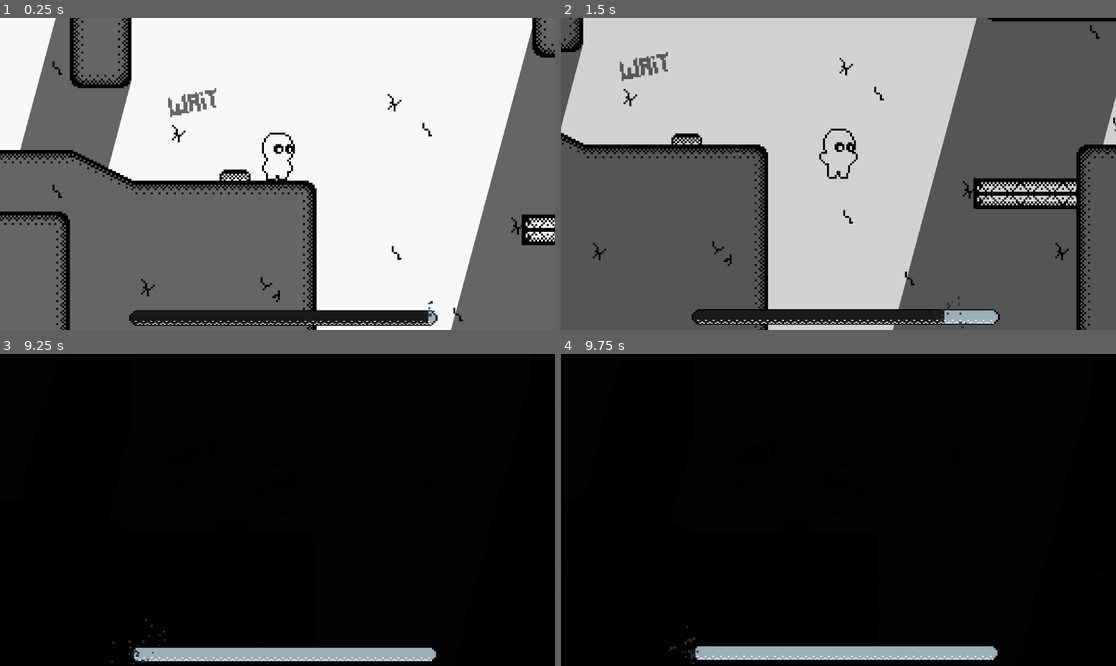
Above: before the commit, frames 1-4 (two rows, left to right).
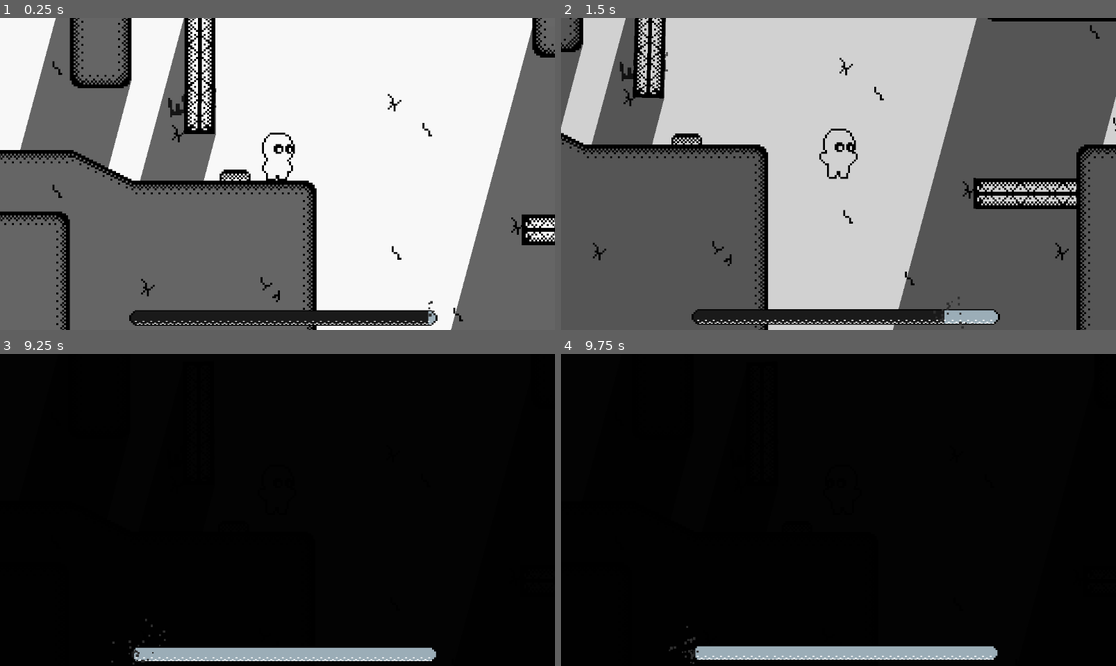
Above: after the commit, the same moments.

Repository: AyaPK/stylised-sidescroller
Game: Godot game, scene res://scenes/main.tscn
Same seed, same stepped clock (60 frames per second), same inputs: the game is played once before the commit and once after it.
Inputs:
- Up to frame 1 (0.25 s): no input
- Up to frame 2 (1.5 s): hold D (move_right) from 0.53 s (still down); tap W (jump) at 0.77 s
- Up to frame 3 (9.25 s): tap W (jump) at 1.52, 3.02, 3.77, 4.52, 6.02, 6.77, 7.52, 9.02 s; release D (move_right) at 2.03 s; hold A (move_left) 2.03-2.78 s; hold D (move_right) 2.78-4.28 s; hold A (move_left) 4.28-5.03 s; hold D (move_right) 5.03-5.78 s; hold A (move_left) 5.78-7.28 s; hold D (move_right) from 7.28 s (still down)
- Up to frame 4 (9.75 s): release D (move_right) at 9.53 s; hold A (move_left) from 9.53 s (still down)

The runs differ from the first frame. In frame 1, 4.3% of the frame differs, in the area x 25-39%, y 0-53%; in frame 2, 3.6%; in frame 3, less than 0.1%; in frame 4, less than 0.1%.

Commit message:
Add basic pendulum

Diff:
--- a/scenes/main.tscn
+++ b/scenes/main.tscn
@@ -1,10 +1,11 @@
-[gd_scene load_steps=7 format=4 uid="uid://dn7b1rx7mvy6y"]
+[gd_scene load_steps=8 format=4 uid="uid://dn7b1rx7mvy6y"]
 
 [ext_resource type="PackedScene" uid="uid://d15yg7r16lrho" path="res://player/player.tscn" id="1_o5qli"]
 [ext_resource type="PackedScene" uid="uid://myqa3tdm5r37" path="res://scenes/tile_map_layer.tscn" id="2_sugp2"]
 [ext_resource type="PackedScene" uid="uid://dgotigkeh5r8p" path="res://scenes/button.tscn" id="3_sugp2"]
 [ext_resource type="PackedScene" uid="uid://bwufacsxl66ck" path="res://scenes/button_door.tscn" id="4_jyhfs"]
 [ext_resource type="PackedScene" uid="uid://bb50jgsbbqtfu" path="res://scenes/movingplatform.tscn" id="5_tbgi4"]
+[ext_resource type="PackedScene" uid="uid://drbragrjw7cnw" path="res://scenes/swinging_obstacle.tscn" id="6_tefeu"]
 
 [sub_resource type="Curve2D" id="Curve2D_tbgi4"]
 _data = {
@@ -48,3 +49,6 @@
 
 [node name="Path2D" type="Path2D" parent="MovingPlatform"]
 curve = SubResource("Curve2D_tbgi4")
+
+[node name="SwingingObstacle" parent="." instance=ExtResource("6_tefeu")]
+position = Vector2(4363, 39)
--- /dev/null
+++ b/scenes/swinging_obstacle.tscn
@@ -0,0 +1,44 @@
+[gd_scene load_steps=7 format=3 uid="uid://drbragrjw7cnw"]
+
+[ext_resource type="Script" uid="uid://rhx7vx4whlrt" path="res://scripts/swinging_obstacle.gd" id="1_ptmnd"]
+[ext_resource type="Texture2D" uid="uid://dfr8mm1i6x36r" path="res://assets/art/objects/door.png" id="2_be18c"]
+
+[sub_resource type="PhysicsMaterial" id="PhysicsMaterial_ptmnd"]
+
+[sub_resource type="CircleShape2D" id="CircleShape2D_ptmnd"]
+
+[sub_resource type="RectangleShape2D" id="RectangleShape2D_be18c"]
+size = Vector2(11, 62)
+
+[sub_resource type="OccluderPolygon2D" id="OccluderPolygon2D_be18c"]
+polygon = PackedVector2Array(-27, -6, -28, 248, 37, 248, 34, -10)
+
+[node name="SwingingObstacle" type="Node2D"]
+script = ExtResource("1_ptmnd")
+
+[node name="PinJoint2D" type="PinJoint2D" parent="."]
+node_a = NodePath("../StaticBody2D")
+node_b = NodePath("../RigidBody2D")
+
+[node name="StaticBody2D" type="StaticBody2D" parent="."]
+scale = Vector2(4, 4)
+disable_mode = 1
+physics_material_override = SubResource("PhysicsMaterial_ptmnd")
+
+[node name="CollisionShape2D" type="CollisionShape2D" parent="StaticBody2D"]
+shape = SubResource("CircleShape2D_ptmnd")
+
+[node name="RigidBody2D" type="RigidBody2D" parent="."]
+
+[node name="Sprite2D" type="Sprite2D" parent="RigidBody2D"]
+position = Vector2(3, 120)
+scale = Vector2(4, 4)
+texture = ExtResource("2_be18c")
+
+[node name="CollisionShape2D" type="CollisionShape2D" parent="RigidBody2D"]
+position = Vector2(2, 121)
+scale = Vector2(4, 4)
+shape = SubResource("RectangleShape2D_be18c")
+
+[node name="LightOccluder2D" type="LightOccluder2D" parent="RigidBody2D"]
+occluder = SubResource("OccluderPolygon2D_be18c")
--- /dev/null
+++ b/scripts/swinging_obstacle.gd
@@ -0,0 +1 @@
+class_name SwingingObstacle extends Node2D
Not shown, added: scripts/swinging_obstacle.gd.uid
